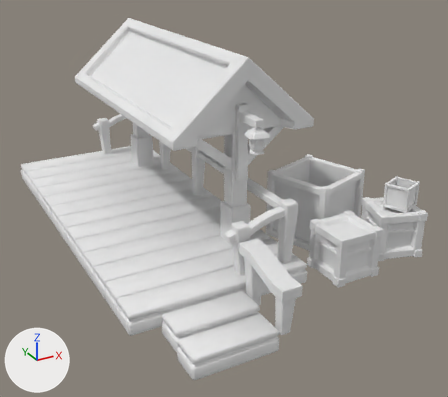
Renders of the Blender file _Alice/gare_ressource.blend from each side of a commit.
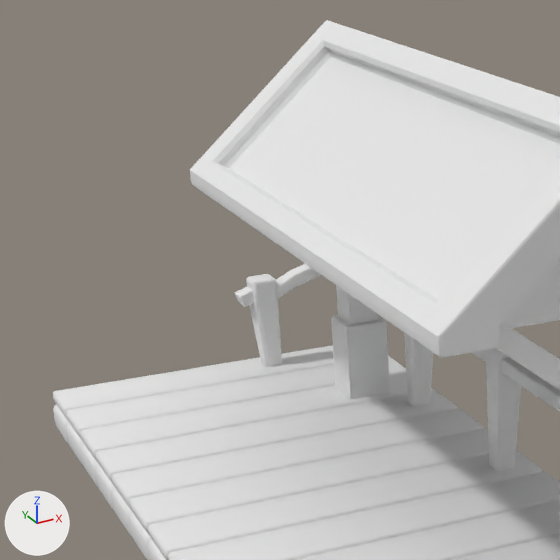
There are two pictures of each version: one whole from a camera (50 mm lens) standing at (-4.37, -7.89, 6.2) and looking at (-0.29, -0.48, 2.49), one close up on the part from 0% to 49% of the width and 3% to 58% of the height. The axes (+X, +Y, +Z) are drawn at lower left. The lights are the same throughout.

The first close-up shows 'barriere.001', 'planche.003', 'planche.004', 'planche.005', 'planche.006', 'planche.007', 'planche.008', 'planche.009', 'planche.012', 'planche.013', 'planche.014', 'porche'.
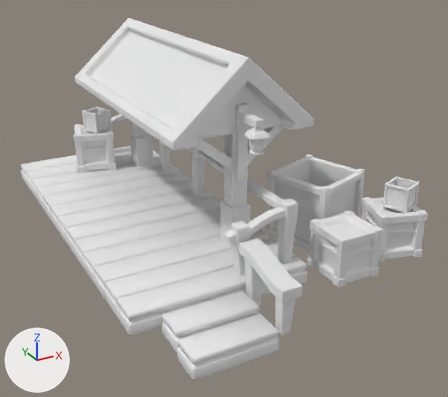
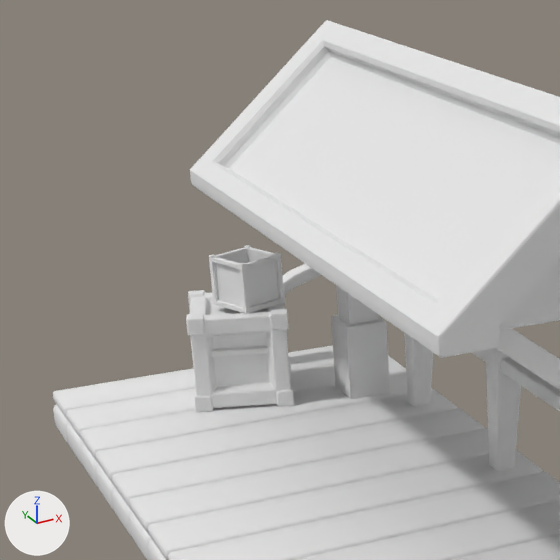
What differs and where, as boxes (x1, y1, x2, y2) in the close-ups (560 x 560 px):
'casse.002', added
    after: (186, 286, 294, 412)
'cagette.002', added
    after: (209, 245, 284, 314)

The change in detail:
Material 'gare_r.001' (mat_gare_r_001) is new.
Its base color is (0.8, 0.8, 0.8) (white #e7e7e7).
Its roughness is 1.0.
Its specular ior level is 0.0.
Material 'mine.032' (mat_mine_032) is new.
Its base color is (0.8, 0.8, 0.8) (white #e7e7e7).
Its roughness is 1.0.
Its specular ior level is 0.0.
Mesh me_cagette_006 is new.
It has 414 vertices, 412 faces and spans x 0.056..1.056, y 1.228..2.242, z 0.928..1.932.
It uses material mat_gare_r_001 (its picture is missing).
Mesh me_cube_065 is new.
It has 872 vertices, 870 faces and spans x -0.335..0.335, y -0.335..0.335, z -0.338..0.332.
It uses material mat_mine_032 (its picture is missing).
Object 'cagette.002' (ob_cagette_002) is new; it shows me_cagette_006.
Its location is (-1.61, 2.768, 2.495).
Its rotation in degrees is (90, 0, 22).
Its scale is (0.346, 0.346, 0.346).
Object 'casse.002' (ob_casse_002) is new; it shows me_cube_065.
Its location is (-1.321, 2.413, 2.604).
Its rotation in degrees is (0, 0, -18).
